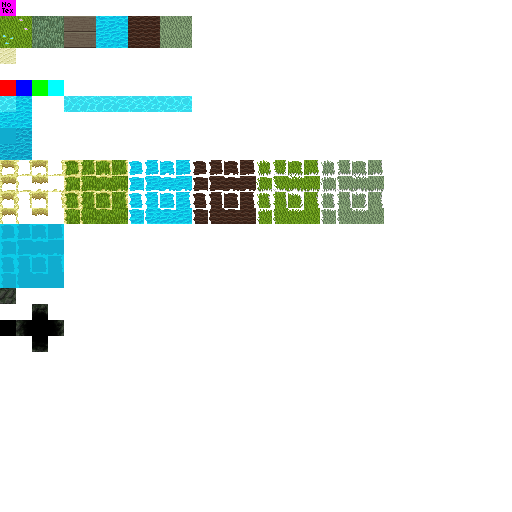
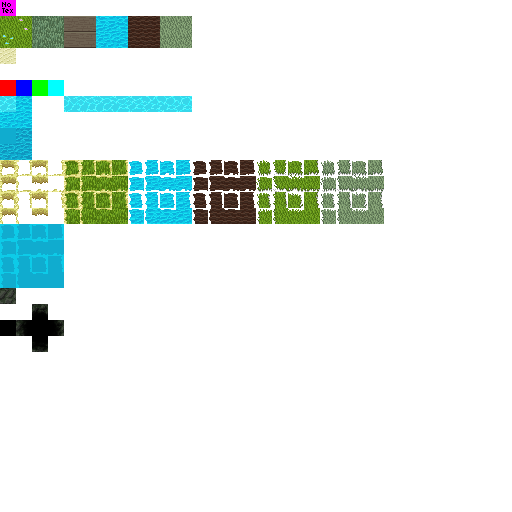
Layers edited between the first and the second 512×512 image:
added layer "Layer 117" above "Layer 116" over [257, 160, 384, 224]
painted on "Layer 116" over [285, 177, 338, 191]
